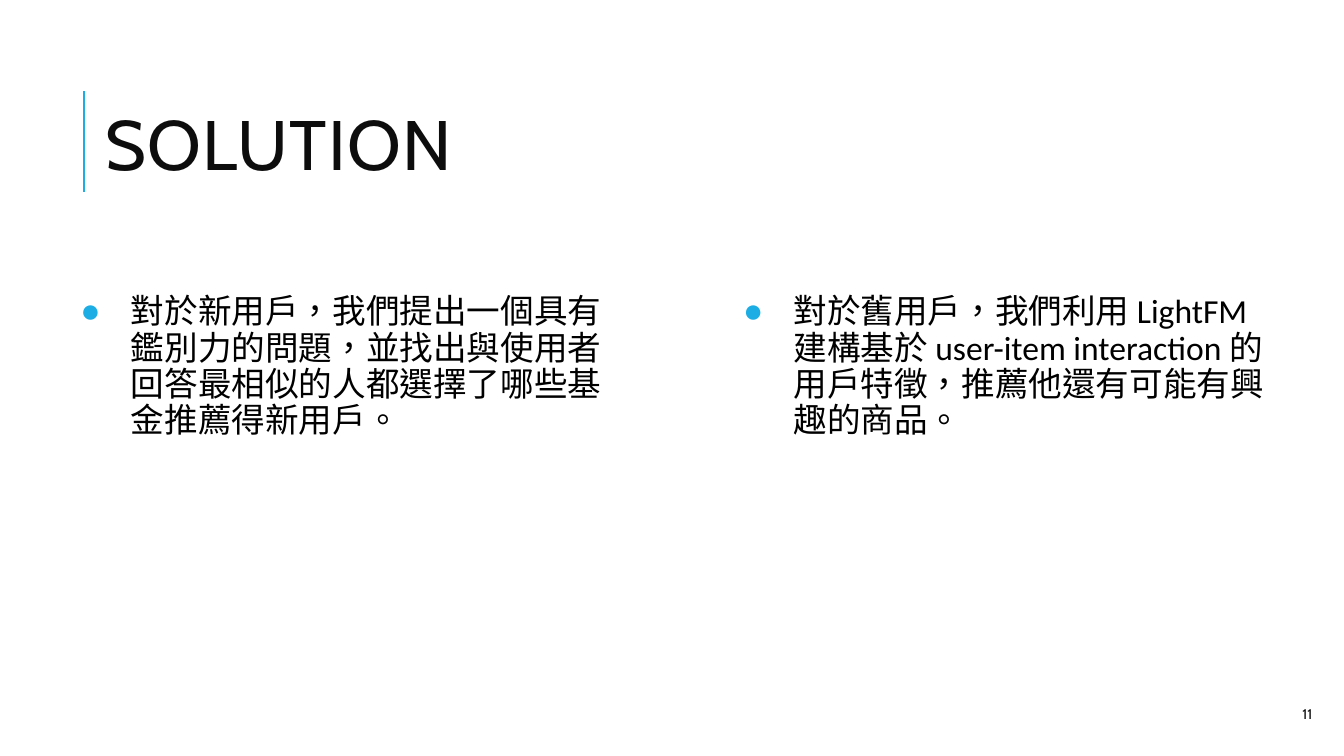
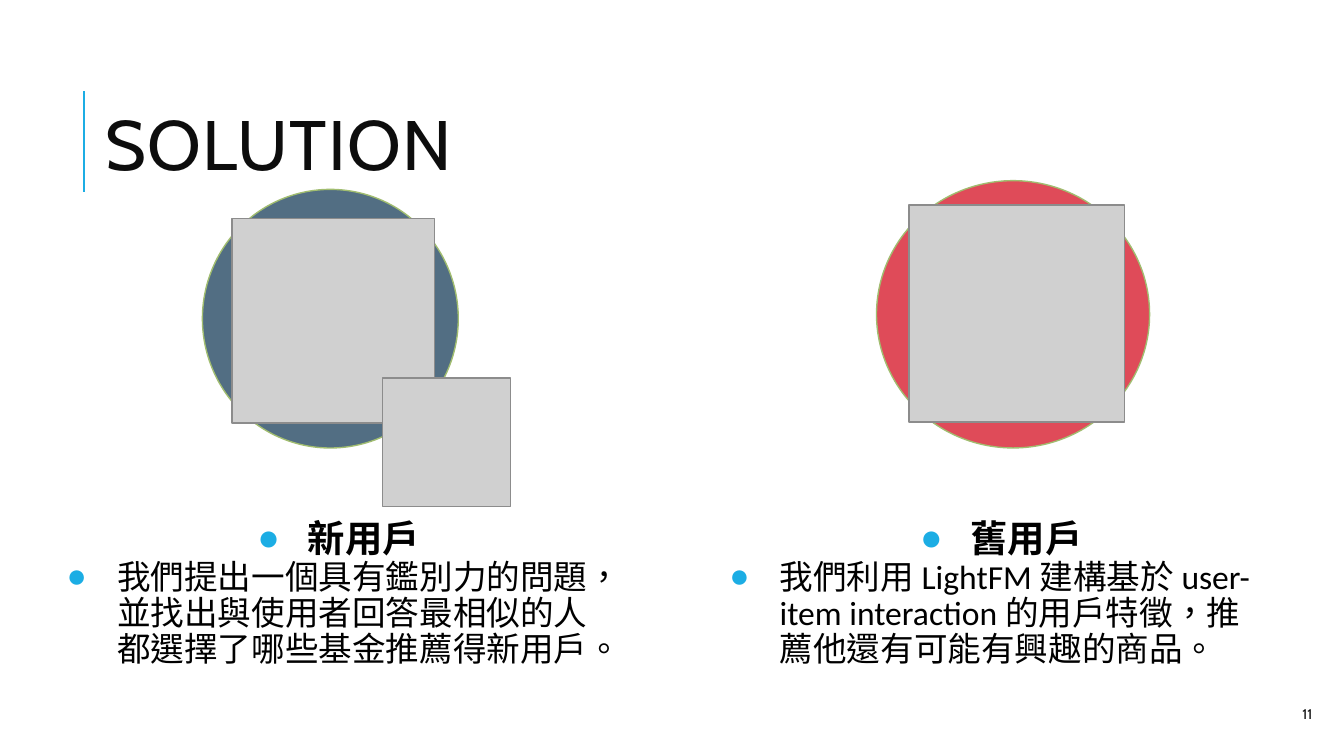
Before and after one commit to thtang/Fintech-Text-Mining-and-Machine-Learning, a slide deck: slide 11 of final/Fintech_final.pptx. Drawn at 1344x756 pixels with LibreOffice and Linux fonts; fonts in the diff are those of the drawing; grey boxes stand for pictures. Boxes give left, top, right and bottom in pixels: in the first picture for what was removed or moved away, otherwise in the second. Text is boxed around its words. In the diff, an @@ line names an element or a change of style, - is before the commit and + after.

```diff
--- a/final/Fintech_final.pptx
+++ b/final/Fintech_final.pptx
@@ ellipse added at <box>203,190,458,448</box>, fill #526E83, outline #A1BD70 0.75 pt @@
@@ ellipse added at <box>876,180,1149,448</box>, fill #DF4B59, outline #A1BD70 0.75 pt @@
@@ picture added at <box>909,206,1125,422</box> @@
@@ picture added at <box>233,219,435,423</box> @@
@@ picture added at <box>382,378,509,505</box> @@
@@ text at <box>117,520,621,664</box>: text changed @@
-● 對於新用戶，我們提出一個具有鑑別力的問題，並找出與使用者回答最相似的人都選擇了哪些基金推薦得新用戶。
+● 新用戶
+● 我們提出一個具有鑑別力的問題，並找出與使用者回答最相似的人都選擇了哪些基金推薦得新用戶。
@@ text at <box>780,520,1250,664</box>: text changed @@
-● 對於舊用戶，我們利用 LightFM 建構基於 user-item interaction 的用戶特徵，推薦他還有可能有興趣的商品。
+● 舊用戶
+● 我們利用 LightFM 建構基於 user-item interaction 的用戶特徵，推薦他還有可能有興趣的商品。
```
Also in this commit, not shown: 6 other slides changed.
